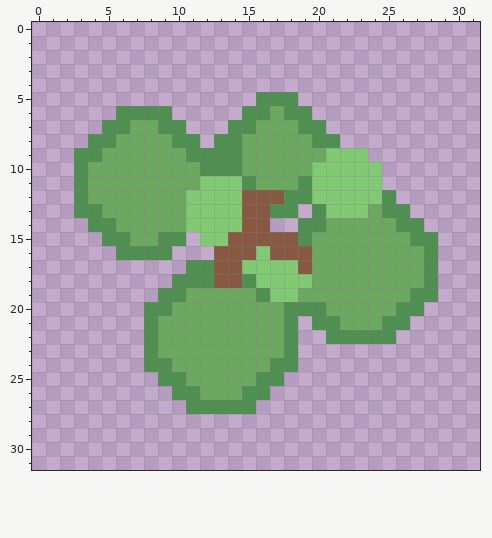
Pixel-art sprite -- sprites/blocks/environment/walls/tree/tree1.png. Above: the version before the commit.
The file is 32x32 pixels.
After the commit:
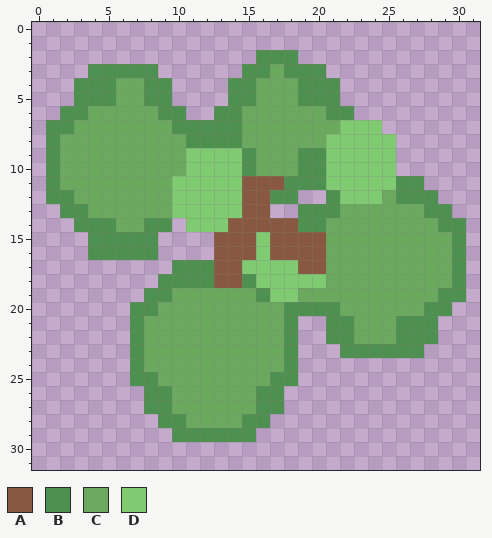
Palette (. is transparent): A #895841  B #4e904f  C #6aa95e  D #80cb71
The author wrote: fix trees looking weird
What changed:
Colour A now appears in row 14 at x 17 to 18.
The author changed colour B to colour A in row 11 at x 15; in row 15 at x 19.
The author changed colour C to colour A in row 11 at x 16 to 17; in rows 15 to 17 at x 20.
The author changed colour D to colour A in row 14 at x 14; in row 15 at x 13.
Colour B now appears in row 2 at x 16 to 18; in row 3 at x 4 to 8, 15 to 16 and 18 to 20; in rows 4 to 5 at x 3 to 5, 8 to 9, 14 to 15 and 19 to 21; in row 6 at x 2 to 3, 10, 13 to 14 and 21 to 22; in row 7 at x 1 to 2 and 11 to 13; in row 8 at x 1 and 12.
Colour B now appears in rows 9 to 10 at x 1; in row 11 at x 1 and 26 to 27; in row 12 at x 1 to 2 and 26 to 28; in row 13 at x 2, 19 and 28 to 29; in row 14 at x 3 and 29 to 30; in row 15 at x 4 and 30.
Colour B now appears in row 16 at x 4 to 5 and 30; in row 17 at x 10 and 30; in row 18 at x 9 and 30; in row 19 at x 8 and 29 to 30; in row 20 at x 7 and 28 to 29; in row 21 at x 7 and 27 to 28.
Colour B now appears in row 22 at x 7 and 26 to 28; in row 23 at x 7 and 22 to 27; in row 24 at x 7; in row 25 at x 7 to 8 and 18; in row 26 at x 8 to 9 and 17; in row 27 at x 8 to 9 and 16 to 17.
Colour B now appears in row 28 at x 9 to 10 and 15 to 16; in row 29 at x 10 to 15.
The author changed colour A to colour B in row 12 at x 17.
The author changed colour C to colour B in row 9 at x 15 and 19 to 20; in row 10 at x 15 and 19; in row 11 at x 18; in row 14 at x 8 to 9; in row 15 at x 7 to 8; in row 20 at x 21.
The author changed colour C to colour B in row 21 at x 22.
The author changed colour D to colour B in rows 10 to 11 at x 20; in rows 12 to 13 at x 21.
Colour C now appears in row 3 at x 17; in row 4 at x 6 to 7 and 16 to 18; in row 5 at x 6 to 7; in row 6 at x 4 to 5 and 20; in row 7 at x 3 to 4 and 21; in row 8 at x 2 to 3.
Colour C now appears in rows 9 to 11 at x 2; in row 13 at x 27; in row 14 at x 28; in rows 15 to 18 at x 29; in row 27 at x 10; in row 28 at x 11 to 14.
The author changed colour B to colour C in row 5 at x 16 to 18; in row 6 at x 6 to 8, 15 to 16 and 18 to 19; in row 7 at x 5 to 6, 9, 15 and 19 to 20; in row 8 at x 4 to 5, 10 and 20; in row 9 at x 3 to 4; in rows 10 to 11 at x 3.
The author changed colour B to colour C in row 12 at x 3 and 25; in row 13 at x 4 and 25 to 26; in row 14 at x 26 to 27; in row 15 at x 27 to 28; in rows 16 to 18 at x 28; in row 19 at x 10 and 27 to 28.
The author changed colour B to colour C in row 20 at x 9 and 26 to 27; in row 21 at x 8 and 25; in row 22 at x 8 and 23 to 25; in row 23 at x 8; in row 24 at x 8 to 9 and 17; in row 25 at x 9 to 10 and 16.
The author changed colour B to colour C in row 26 at x 10 to 11 and 15; in row 27 at x 11 to 15.
The author changed colour D to colour C in row 13 at x 22 to 23.
Colour D now appears in row 7 at x 22 to 24; in row 8 at x 22 to 25; in row 9 at x 24 to 25; in rows 10 to 11 at x 25.
The author changed colour A to colour D in row 15 at x 16.
The author changed colour B to colour D in row 8 at x 21; in row 9 at x 11 to 14; in row 10 at x 12 to 14.
The author changed colour C to colour D in row 10 at x 11; in row 11 at x 10 to 11; in rows 12 to 13 at x 10; in row 18 at x 20.
Colour B is gone in row 12 at x 19; in row 13 at x 17 to 18; in row 15 at x 9 to 10; in row 16 at x 9; in row 21 at x 20.
Colour C is gone in row 14 at x 10.
Colour D is gone in row 12 at x 20; in row 15 at x 12.
Boxes around the changes in both pictures, in picture pixels (x1, y1, x2, y2):
changed: (46, 50, 466, 442)
